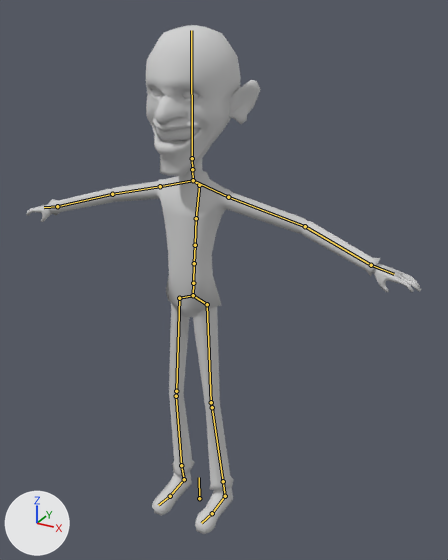
Before and after pictures for a commit that changed the Blender file Assets/obama/BlenderAn/ObamaBlenderAn.blend.
One viewpoint serves both versions: a 50 mm lens placed at (9.56, -15.49, 16.96), pointed at (0.71, 0.6, 8.92). The lights are fixed; the arrows at lower left show +X, +Y and +Z. The bones that bend it are drawn over the model as lines.

Objects in the first picture: 'Obama', 'eye.L', 'eye.R'.
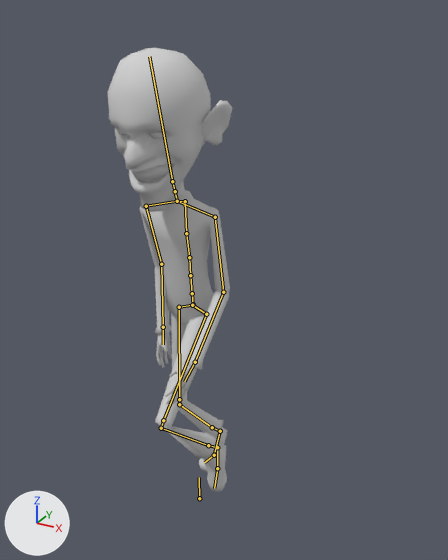
The newer file adds an action. The first version stands in its rest pose; the second is drawn at frame 19 of the action 'Run'.

What differs and where, as boxes (x1, y1, x2, y2) in the pictures (448 x 560 px):
'Obama', posed (68% narrower, 13% shorter): before (27, 25, 422, 534); after (108, 48, 232, 492)
'eye.L', posed: before (182, 92, 199, 100); after (149, 132, 167, 139)
'eye.R', posed: before (151, 89, 163, 96); after (118, 129, 127, 135)
bone 'Hip', root to tip: before (193, 295) to (193, 283); after (193, 304) to (192, 293)
bone 'Spine3', root to tip: before (195, 245) to (196, 218); after (189, 257) to (186, 233)
bone 'LUpperarm', root to tip: before (228, 197) to (305, 226); after (215, 217) to (223, 292)
bone 'LForearm', root to tip: before (305, 226) to (371, 265); after (223, 292) to (195, 362)
bone 'LHand', root to tip: before (371, 265) to (394, 274); after (195, 362) to (184, 381)
bone 'RShoulder', root to tip: before (193, 180) to (160, 186); after (177, 201) to (146, 206)
bone 'RUpperarm', root to tip: before (160, 186) to (112, 194); after (146, 206) to (161, 264)
bone 'RForearm', root to tip: before (112, 194) to (57, 206); after (161, 264) to (163, 327)
bone 'RHand', root to tip: before (57, 206) to (44, 207); after (163, 327) to (163, 344)
bone 'LLeg', root to tip: before (193, 295) to (207, 304); after (192, 305) to (206, 314)
bone 'LThigh', root to tip: before (207, 304) to (211, 402); after (206, 314) to (163, 420)
bone 'LLeg.001', root to tip: before (212, 407) to (223, 481); after (161, 428) to (208, 445)
bone 'LFoot2', root to tip: before (225, 496) to (212, 513); after (217, 447) to (217, 468)
bone 'RLeg', root to tip: before (193, 295) to (179, 298); after (192, 305) to (179, 307)
bone 'RThigh', root to tip: before (179, 298) to (176, 391); after (179, 307) to (179, 399)
bone 'RLeg.001', root to tip: before (176, 396) to (181, 465); after (179, 404) to (212, 427)
bone 'RFoot2', root to tip: before (184, 479) to (170, 496); after (220, 431) to (214, 455)
bone 'RToe', root to tip: before (170, 496) to (158, 505); after (214, 455) to (204, 462)

The edits, one by one:
Bone 'Hip' (bone_hip) moves from (0.0, 0.0, 0.0) to (0.0, -0.094, -0.011).
Bone 'Hip' (bone_hip) turns from (0, 0, 0) to (11, 0, 0) degrees about its own x, y and z.
Bone 'Spine3' (bone_spine3) turns from (0, 0, 0) to (5, -1, 0) degrees about its own x, y and z.
Bone 'LUpperarm' (bone_lupperarm) turns from (0, 0, 0) to (-73, -9, -1) degrees about its own x, y and z.
Bone 'LForearm' (bone_lforearm) turns from (0, 0, 0) to (-14, -4, -20) degrees about its own x, y and z.
Bone 'LHand' (bone_lhand) turns from (0, 0, 0) to (-12, 26, -23) degrees about its own x, y and z.
Bone 'RShoulder' (bone_rshoulder) turns from (0, 0, 0) to (-1, 0, 0) degrees about its own x, y and z.
Bone 'RUpperarm' (bone_rupperarm) turns from (0, 0, 0) to (-69, -7, -3) degrees about its own x, y and z.
Bone 'RForearm' (bone_rforearm) turns from (0, 0, 0) to (-7, 3, 1) degrees about its own x, y and z.
Bone 'RHand' (bone_rhand) turns from (0, 0, 0) to (-5, 6, 11) degrees about its own x, y and z.
Bone 'LLeg' (bone_lleg) moves from (0.0, 0.0, 0.0) to (0.001, 0.033, -0.088).
Bone 'LThigh' (bone_lthigh) turns from (0, 0, 0) to (-48, 0, 1) degrees about its own x, y and z.
Bone 'LLeg.001' (bone_lleg_001) turns from (0, 0, 0) to (88, 1, 3) degrees about its own x, y and z.
Bone 'LFoot2' (bone_lfoot2) turns from (0, 0, 0) to (-52, -1, 2) degrees about its own x, y and z.
Bone 'RLeg' (bone_rleg) moves from (0.0, 0.0, 0.0) to (-0.001, 0.033, -0.089).
Bone 'RThigh' (bone_rthigh) turns from (0, 0, 0) to (1, 1, -2) degrees about its own x, y and z.
Bone 'RLeg.001' (bone_rleg_001) turns from (0, 0, 0) to (34, -1, 0) degrees about its own x, y and z.
Bone 'RFoot2' (bone_rfoot2) turns from (0, 0, 0) to (-24, -1, 0) degrees about its own x, y and z.
Bone 'RToe' (bone_rtoe) turns from (0, 0, 0) to (58, -1, 0) degrees about its own x, y and z.
